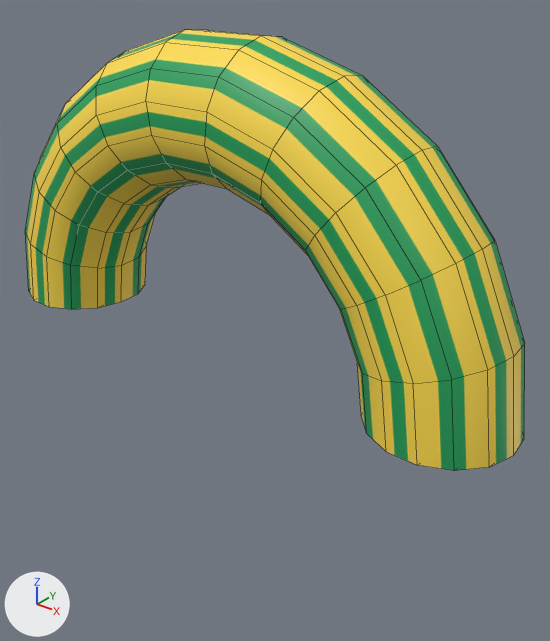
Two versions of the FBX model Assets/Mesh/M_arche_small.fbx, one commit apart.
Rendered twice from a 50 mm camera at (3.68, -3.91, 2.77) aimed at (0.25, 0.37, 0.11). The axes (+X, +Y, +Z) are drawn at lower left. The lights are the same throughout. Mesh edges are drawn as thin lines. Where no turn or scale is listed for an object, it has been applied to the vertices.
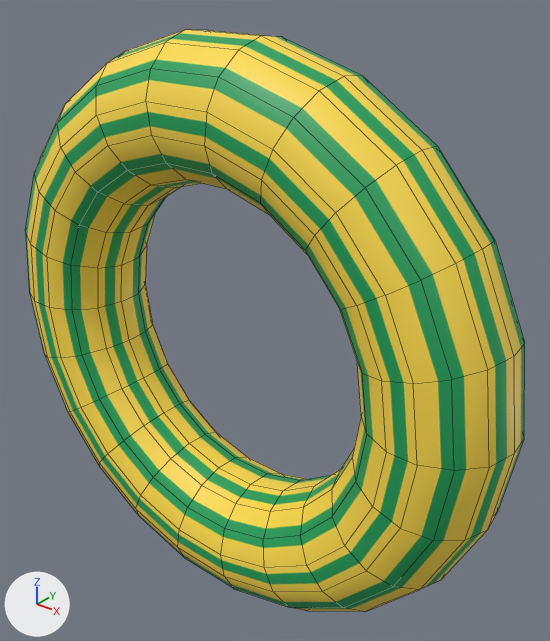
The newer file is also turned or shifted as a whole; pictures and numbers use the older file's frame.

The change in detail:
me_plane_013 is used by ob_plane_007; location (0.0, 0.0, 0.0).
me_plane_013 had 180 vertices, 179 faces and spanned x -2.3..2.4, y -0.41..0.64, z -0.04..2.29.
me_plane_013 now has 330 vertices, 330 faces and spans x -2.3..2.4, y -0.41..0.64, z -2.36..2.29.
Part 1, on me_plane_013:
1 vertex is removed from x 2.4, y 0.05, z -0.04.
16 faces are deleted.
5 vertices in x -2.27..-1.99, y -0.32..0.59, z -0.03 move by (0.0, 0.0, -0.01).
151 vertices are added at x -2.2..2.4, y -0.41..0.64, z -2.36..-0.03.
167 new faces join them.

Pixel boxes (x1, y1, x2, y2) of what changed, in the pictures (550 x 641 px):
'Plane.007', reshaped (32% taller): before (25, 29, 525, 471); after (25, 29, 525, 611)
part 1 of me_plane_013, built on: before (25, 231, 525, 467); after (25, 231, 525, 611)
